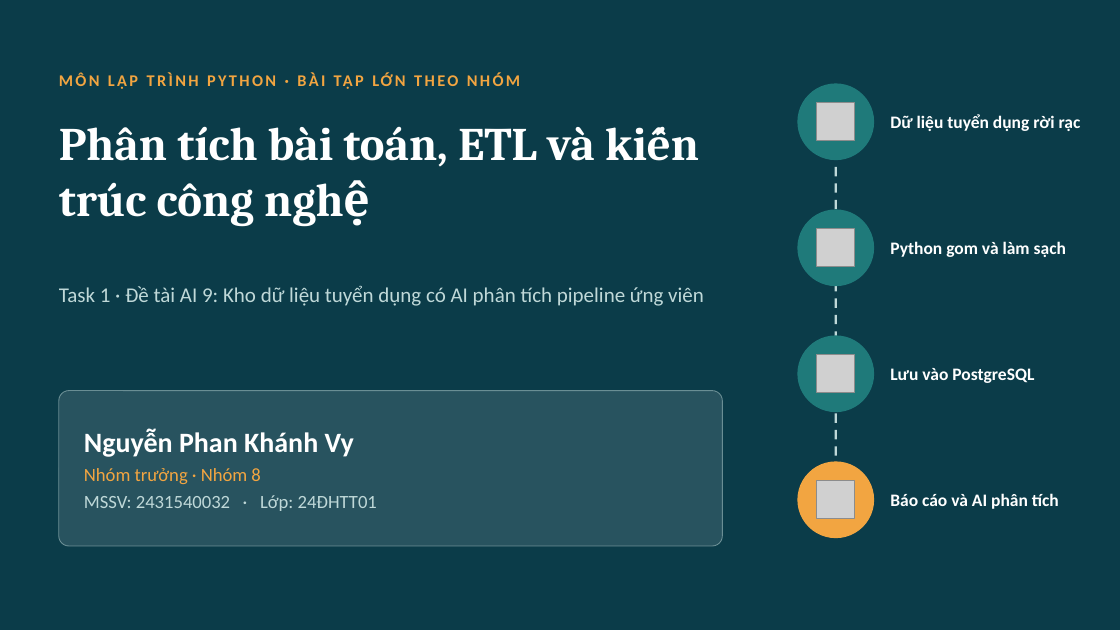
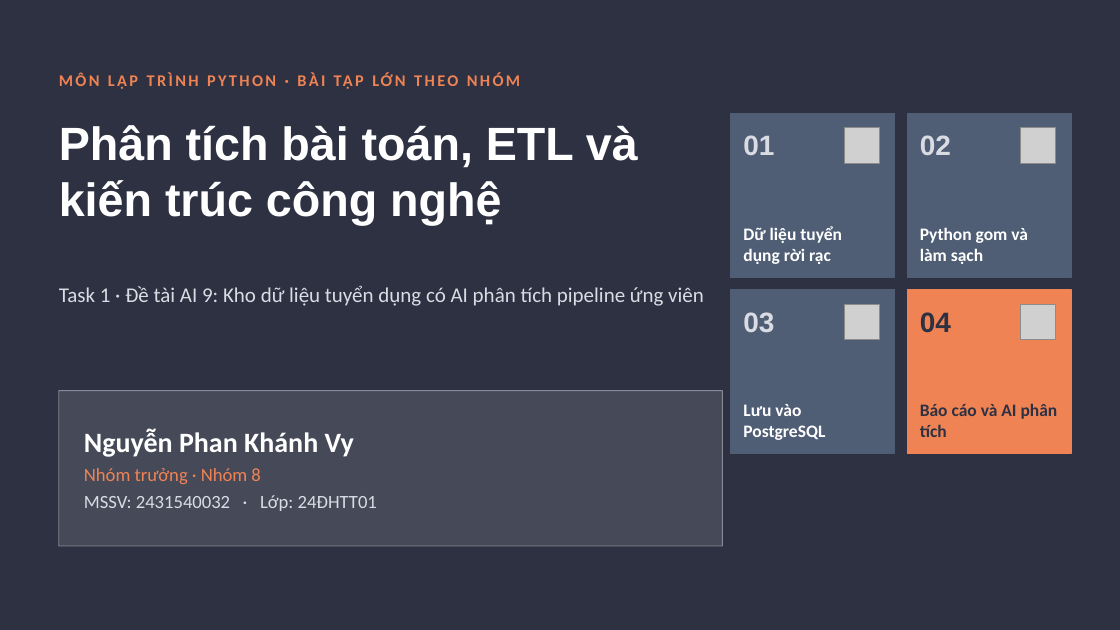
Before and after one commit to PhucHoang3010/Vietnamese-News-Classification, a slide deck: slide 1 of bai_tap_python_nhom8/task1_nguyen_phan_khanh_vy/2431540032_NguyenPhanKhanhVy.pptx. Drawn at 1120x630 pixels with LibreOffice and Linux fonts; fonts in the diff are those of the drawing; grey boxes stand for pictures. Boxes give left, top, right and bottom in pixels: in the first picture for what was removed or moved away, otherwise in the second. Text is boxed around its words. In the diff, an @@ line names an element or a change of style, - is before the commit and + after.

```diff
--- a/bai_tap_python_nhom8/task1_nguyen_phan_khanh_vy/2431540032_NguyenPhanKhanhVy.pptx
+++ b/bai_tap_python_nhom8/task1_nguyen_phan_khanh_vy/2431540032_NguyenPhanKhanhVy.pptx
@@ background #0B3C49 to #2D3142 @@
@@ text "MÔN LẬP TRÌNH PYTHON · ..." at box(59, 63, 723, 97): text colour #F2A541 to #EF8354 @@
@@ ellipse removed at box(798, 84, 874, 160) @@
@@ title "Phân tích bài toán, ETL ..." at box(59, 125, 638, 225): font Cambria to Arial @@
@@ rectangle added at box(731, 113, 895, 277), fill #4F5D75, outline #4F5D75 1 pt @@
@@ line removed from (836, 118) to (836, 496) @@
@@ rectangle added at box(907, 113, 1071, 277), fill #4F5D75, outline #4F5D75 1 pt @@
@@ text added at box(743, 135, 774, 155), 24 pt, text #D9DCE3, bold @@
+01
@@ picture: place and size @@
-picture at box(817, 103, 854, 141)
+picture at box(844, 128, 880, 163)
@@ text added at box(920, 135, 951, 155), 24 pt, text #D9DCE3, bold @@
+02
@@ picture: place and size @@
-picture at box(817, 229, 854, 267)
+picture at box(1021, 128, 1056, 163)
@@ text "Dữ liệu tuyển dụng rời ...": place and size @@
-text "Dữ liệu tuyển dụng rời ..." at box(890, 114, 1081, 131)
+text "Dữ liệu tuyển dụng rời ..." at box(743, 226, 842, 264)
@@ text "Python gom và làm sạch": place and size @@
-text "Python gom và làm sạch" at box(890, 241, 1066, 257)
+text "Python gom và làm sạch" at box(920, 227, 1028, 264)
@@ ellipse removed at box(798, 210, 874, 286) @@
@@ text "Task 1 · Đề tài ..." at box(59, 286, 704, 306): text colour #BFD8D8 to #D9DCE3 @@
@@ rectangle added at box(731, 290, 895, 454), fill #4F5D75, outline #4F5D75 1 pt @@
@@ rectangle added at box(907, 290, 1071, 454), fill #EF8354, outline #EF8354 1 pt @@
@@ text added at box(743, 312, 774, 333), 24 pt, text #D9DCE3, bold @@
+03
@@ picture: place and size @@
-picture at box(817, 355, 854, 392)
+picture at box(844, 304, 880, 339)
@@ text added at box(920, 312, 951, 333), 24 pt, text #2D3142, bold @@
+04
@@ picture added at box(1021, 304, 1056, 339) @@
@@ vertical alignment middle to bottom in 3 elements at box(743, 226, 842, 264), box(920, 227, 1028, 264), box(743, 404, 825, 440) @@
@@ text "Lưu vào PostgreSQL": place and size @@
-text "Lưu vào PostgreSQL" at box(890, 368, 1034, 383)
+text "Lưu vào PostgreSQL" at box(743, 404, 825, 440)
@@ ellipse removed at box(798, 336, 874, 412) @@
@@ text "Báo cáo và AI phân ...": place and size @@
-text "Báo cáo và AI phân ..." at box(890, 493, 1059, 509)
+text "Báo cáo và AI phân ..." at box(920, 403, 1058, 437)
@@ text "Báo cáo và AI phân ..." at box(920, 403, 1058, 437): text colour #FFFFFF to #2D3142; vertical alignment middle to bottom @@
@@ rectangle at box(59, 391, 723, 546): rounded rectangle to rectangle; outline #BFD8D8 0.75 pt to #D9DCE3 0.75 pt @@
@@ text at box(84, 468, 377, 511): text colour #F2A541 to #EF8354 in "Nhóm trưởng · Nhóm 8"; text colour #BFD8D8 to #D9DCE3 in "MSSV: 2431540032 · Lớp: 24ĐHTT01" @@
@@ ellipse removed at box(798, 462, 874, 538) @@
@@ picture removed at box(817, 481, 854, 518) @@
```
Also in this commit, not shown: 9 other slides changed.
